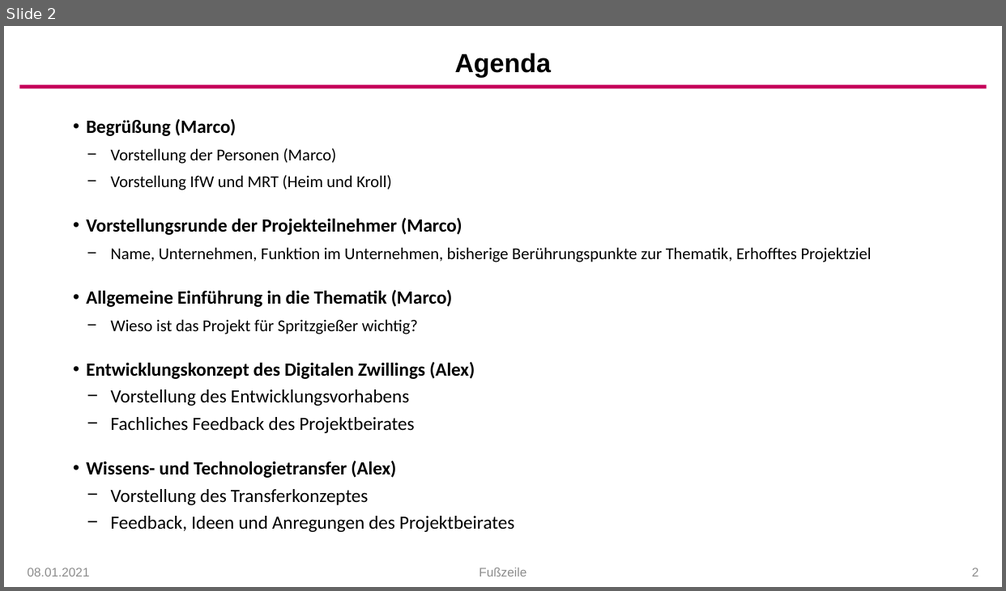
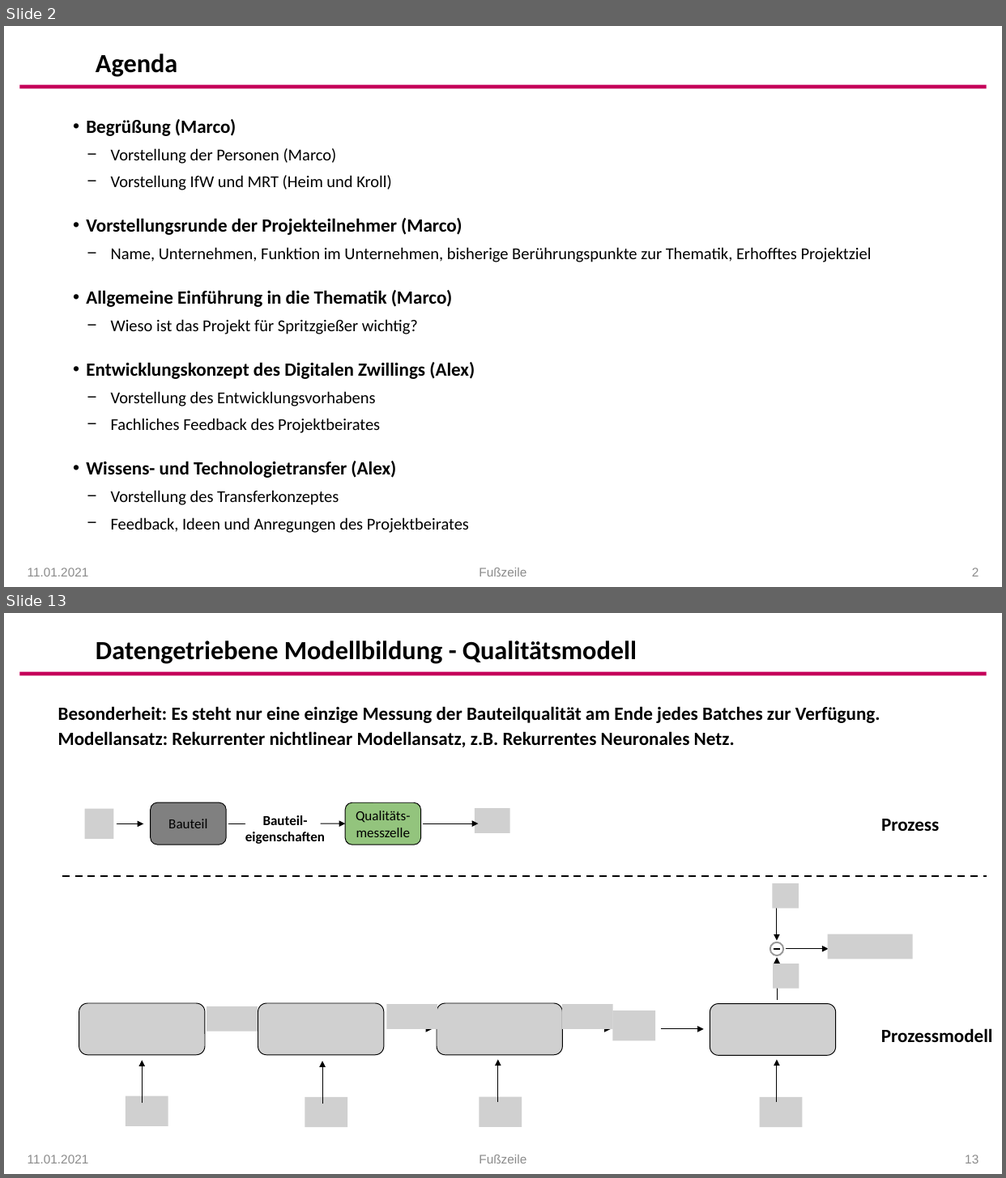
Before and after one commit to arehmer/DigitalTwinInjectionMoulding, a slide deck: Präsentationen/Kick-Off_Agenda.pptx. Shown one above the other, each under a label of ours: slide 2 before the commit, slides 2 and 13 after it; the slides between them are not shown. The pictures are 1006x591 and 1006x1178 pixels, drawn with LibreOffice and Linux fonts; fonts in the diff are those of the drawing; grey boxes stand for pictures; background and template pictures are left out. Boxes give left, top, right and bottom in pixels: in the first picture for what was removed or moved away, otherwise in the second. Text is boxed around its words. In the diff, an @@ line names an element or a change of style, - is before the commit and + after.

```diff
--- a/Präsentationen/Kick-Off_Agenda.pptx
+++ b/Präsentationen/Kick-Off_Agenda.pptx
@@ slide 13 added at [4,613,1002,1174], background #FFFFFF; not listed: 1 template element that a slide beside it also shows @@
@@ title added at [96,641,637,664], 25.2 pt, text #000000, bold @@
+Datengetriebene Modellbildung - Qualitätsmodell
@@ text added at [58,706,880,747], 18 pt, text #000000, bold @@
+Besonderheit: Es steht nur eine einzige Messung der Bauteilqualität am Ende jedes Batches zur Verfügung.
+Modellansatz: Rekurrenter nichtlinear Modellansatz, z.B. Rekurrentes Neuronales Netz.
@@ rounded rectangle added at [151,803,226,845], fill #808080, outline #000000 0.75 pt, 13.3 pt, text #000000 @@
+Bauteil
@@ rounded rectangle added at [345,803,421,845], fill #93C47D, outline #000000 0.75 pt, 13.3 pt, text #000000 @@
+Qualitäts-messzelle
@@ picture added at [85,808,114,838] @@
@@ arrow added from (117, 824) to (143, 824), #000000 0.75 pt @@
@@ line added from (228, 824) to (245, 824), #000000 0.75 pt @@
@@ text added at [245,815,325,844], 13.3 pt, text #000000, bold @@
+Bauteil-eigenschaften
@@ arrow added from (321, 824) to (345, 824), #000000 0.75 pt @@
@@ arrow added from (424, 824) to (479, 824), #000000 0.75 pt @@
@@ picture added at [475,808,511,833] @@
@@ text added at [881,819,939,831], 18 pt, text #000000, bold @@
+Prozess
@@ line added from (62, 876) to (987, 876), #000000 1.75 pt dashed @@
@@ group added at [79,884,913,1127]: 15 pictures, 10 arrows, 1 ellipse, 1 line @@
@@ text added at [881,1029,993,1042], 18 pt, text #000000, bold @@
+Prozessmodell
@@ text added at [27,1155,89,1164], 12 pt, text #8C8C8C @@
+11.01.2021
@@ text added at [479,1155,526,1164], 12 pt, text #8C8C8C @@
+Fußzeile
@@ page number added at [965,1155,978,1164], 12 pt, text #8C8C8C @@
+13
@@ slide 2 changed as well @@
@@ title "Agenda" at [96,54,177,77]: font Arial to Calibri; alignment centre to left @@
@@ text at [111,391,469,533]: size 18 to 16 pt in "Vorstellung des Entwicklungsvorhabens", "Fachliches Feedback des Projektbeirates", "Vorstellung des Transferkonzeptes", "Feedback, Ideen und Anregungen des Projektbeirates" @@
@@ text at [27,568,89,577]: text changed @@
-08.01.2021
+11.01.2021
```
Also in this commit, not shown: 2 other slides changed, 10 other slides added, 1 other file.
